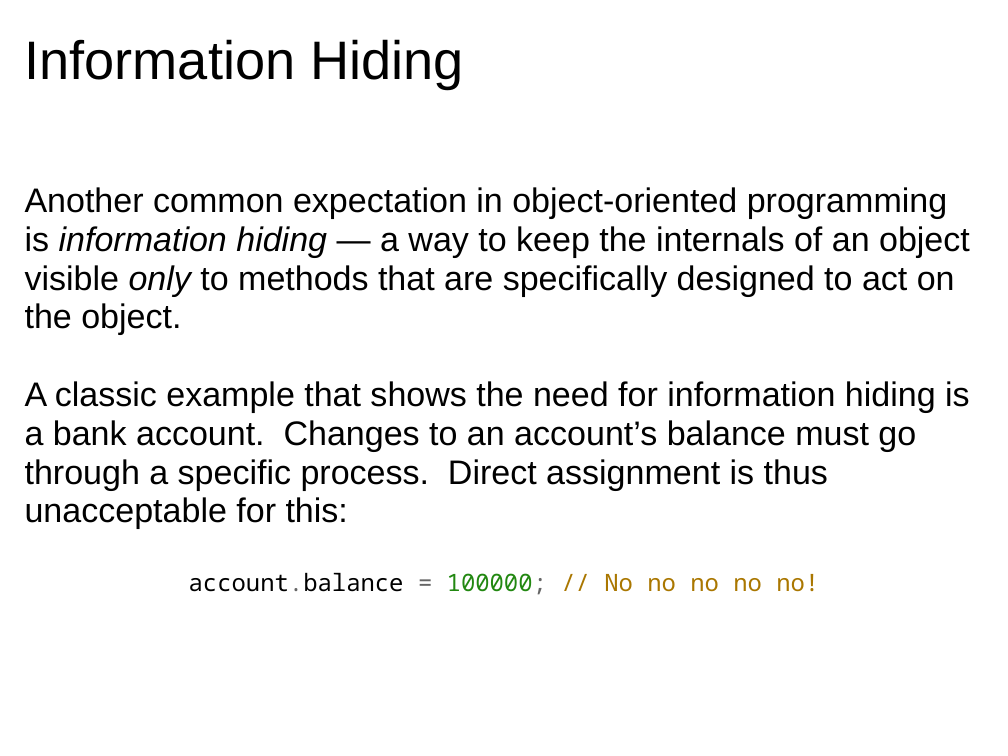
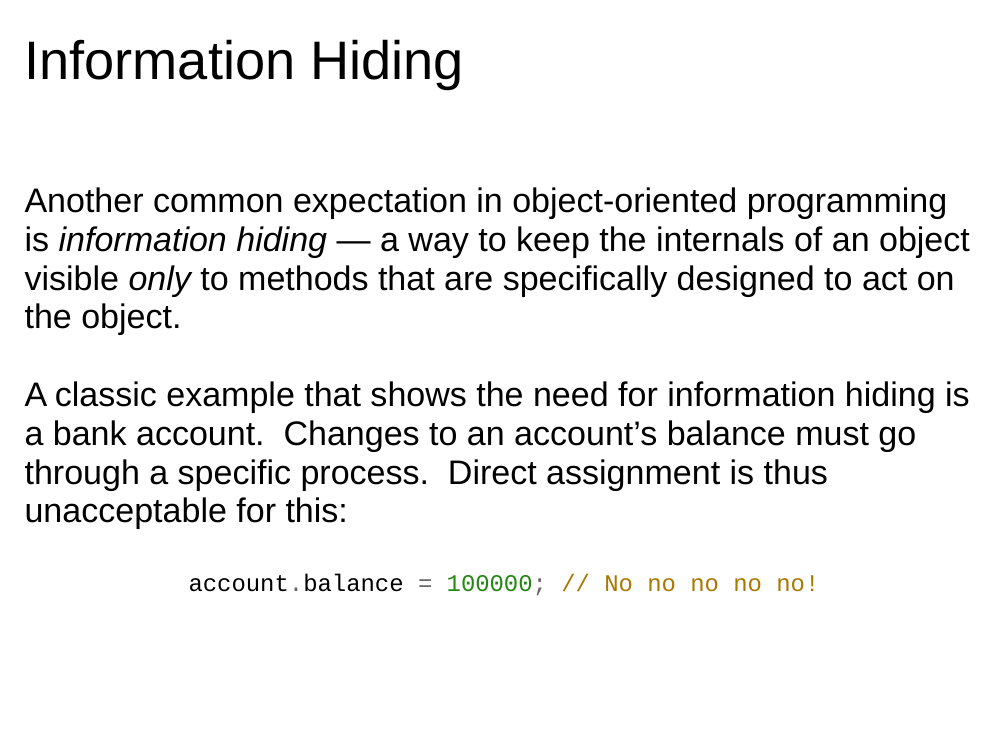
Before and after one commit to dondi/javascript-book, a slide deck: slide 19 of presentations/Chapter_7_Presentation.ppt. Drawn at 1008x756 pixels with LibreOffice and Linux fonts; fonts in the diff are those of the drawing; background and template pictures are left out. Boxes give left, top, right and bottom in pixels: in the first picture for what was removed or moved away, otherwise in the second. Text is boxed around its words. In the diff, an @@ line names an element or a change of style, - is before the commit and + after.

Commit message:
More font tweaks.

```diff
--- a/presentations/Chapter_7_Presentation.ppt
+++ b/presentations/Chapter_7_Presentation.ppt
@@ text at bbox=[189, 573, 819, 595]: font Noto Sans Mono to Courier New in "account.balance = 100000; // No no no ..." @@
```
Also in this commit, not shown: 27 other slides changed.
